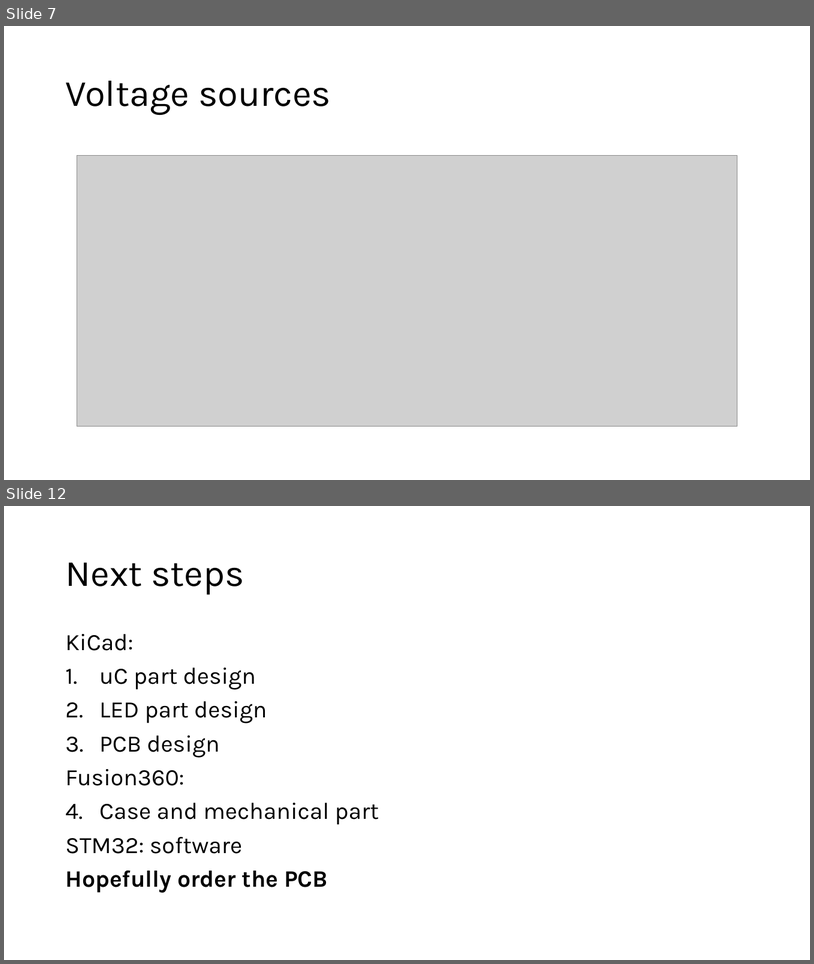
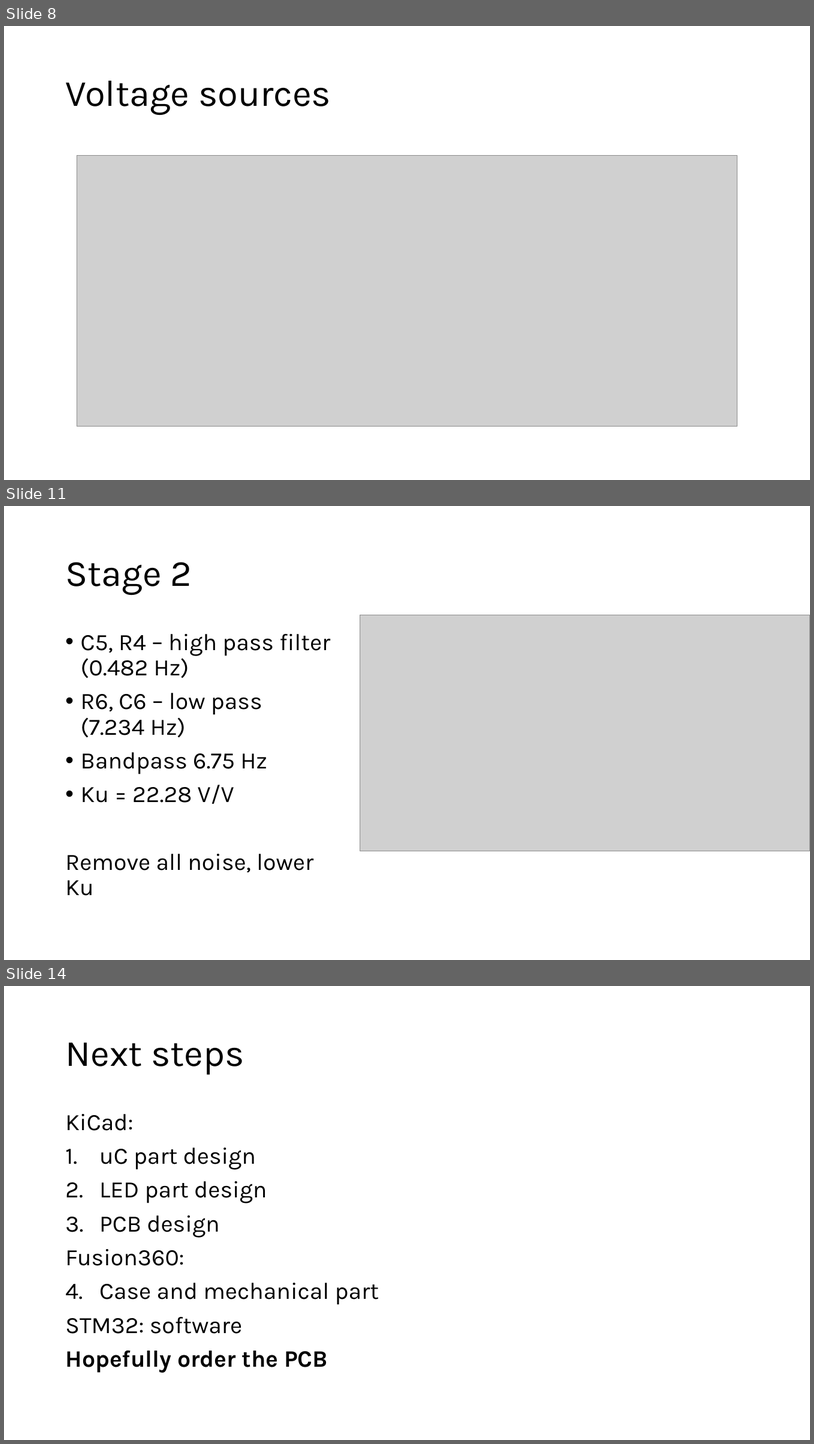
Before and after one commit to Equerm8/A-beating-heart, a slide deck: docs/pres2.pptx. Shown one above the other, each under a label of ours: slides 7 and 12 before the commit, slides 8, 11 and 14 after it; the slides between them are not shown. The pictures are 814x964 and 814x1444 pixels, drawn with LibreOffice and Linux fonts; fonts in the diff are those of the drawing; grey boxes stand for pictures. Boxes give left, top, right and bottom in pixels: in the first picture for what was removed or moved away, otherwise in the second. Text is boxed around its words. In the diff, an @@ line names an element or a change of style, - is before the commit and + after.

```diff
--- a/docs/pres2.pptx
+++ b/docs/pres2.pptx
@@ slide 11 added at (4,506,810,960), background #FFFFFF @@
@@ title added at (65,562,192,595), 44 pt, text #000000 @@
+Stage 2
@@ picture added at (360,615,810,850) @@
@@ text added at (65,634,330,895), 28 pt, text #000000 @@
+• C5, R4 – high pass filter
+  (0.482 Hz)
+• R6, C6 – low pass
+  (7.234 Hz)
+• Bandpass 6.75 Hz
+• Ku = 22.28 V/V
+Remove all noise, lower Ku
@@ what was slide 7 is now slide 8 @@
@@ what was slide 12 is now slide 14 @@
```
Also in this commit, not shown: 3 slides changed, 3 other slides added, 2 slides removed, 8 other files.
